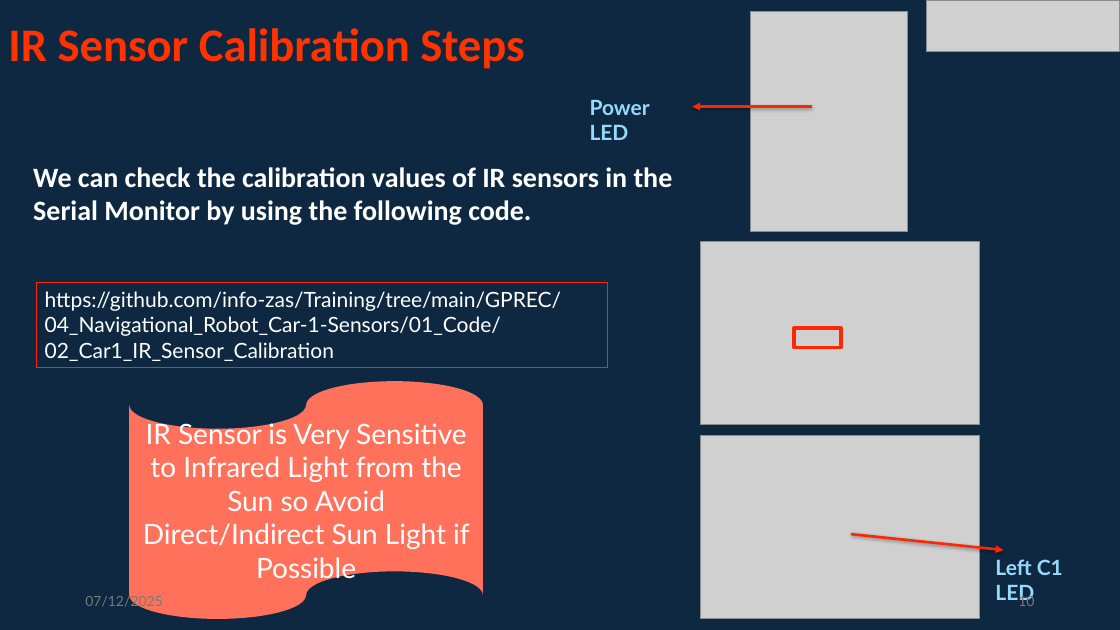
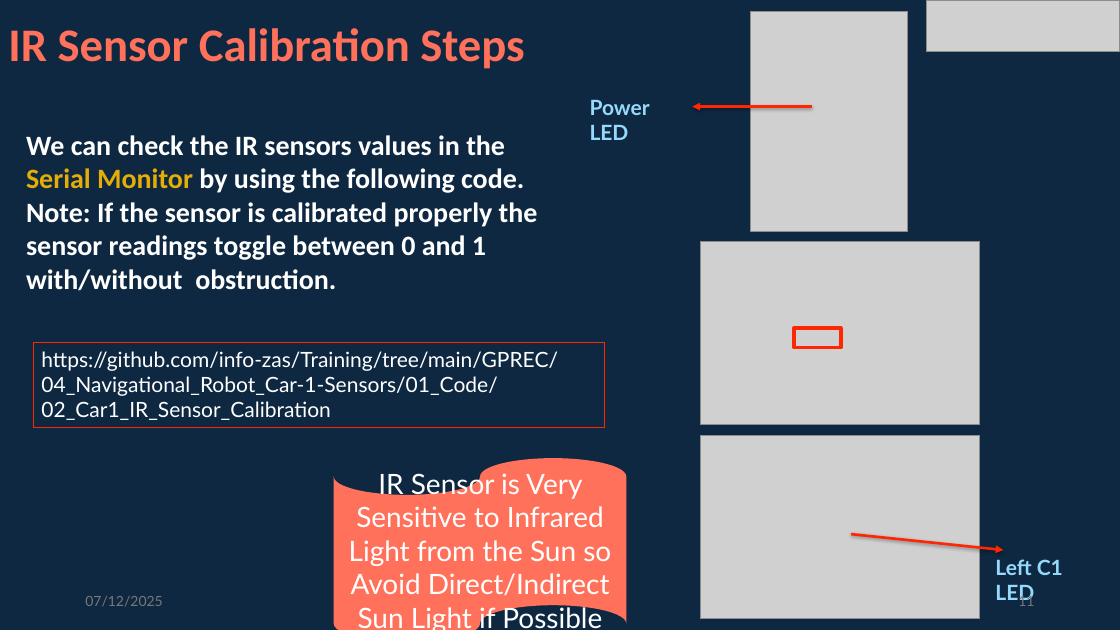
Before and after one commit to info-zas/Training, a slide deck: slide 11 of GPREC/04_Navigational_Robot_Car-1-Sensors/ZASRobotics_Car-1.pptx (slide 10 before the commit). Drawn at 1120x630 pixels with LibreOffice and Linux fonts; fonts in the diff are those of the drawing; grey boxes stand for pictures. Boxes give left, top, right and bottom in pixels: in the first picture for what was removed or moved away, otherwise in the second. Text is boxed around its words. In the diff, an @@ line names an element or a change of style, - is before the commit and + after.

```diff
--- a/GPREC/04_Navigational_Robot_Car-1-Sensors/ZASRobotics_Car-1.pptx
+++ b/GPREC/04_Navigational_Robot_Car-1-Sensors/ZASRobotics_Car-1.pptx
@@ title "IR Sensor Calibration Steps" at (8,28,524,69): text colour #FF3300 to #FF715B @@
@@ text at (26,135,538,291): text changed @@
-We can check the calibration values of IR sensors in the Serial Monitor by using the following code.
+We can check the IR sensors values in the Serial Monitor by using the following code.
+Note: If the sensor is calibrated properly the sensor readings toggle between 0 and 1 with/without obstruction.
@@ rectangle "https://github.com/info-zas/Training/tree/main/GPREC/04_Navi ...": place and size @@
-rectangle "https://github.com/info-zas/Training/tree/main/GPREC/04_Navi ..." at (36,282,607,367)
+rectangle "https://github.com/info-zas/Training/tree/main/GPREC/04_Navi ..." at (33,343,604,428)
@@ flow chart punched tape "IR Sensor is Very Sensitive ...": place and size @@
-flow chart punched tape "IR Sensor is Very Sensitive ..." at (129,381,483,619)
+flow chart punched tape "IR Sensor is Very Sensitive ..." at (334,458,626,630)
@@ page number at (1018,593,1034,606): text changed @@
-10
+11
```
Also in this commit, not shown: 13 other slides changed, 3 slides added.
